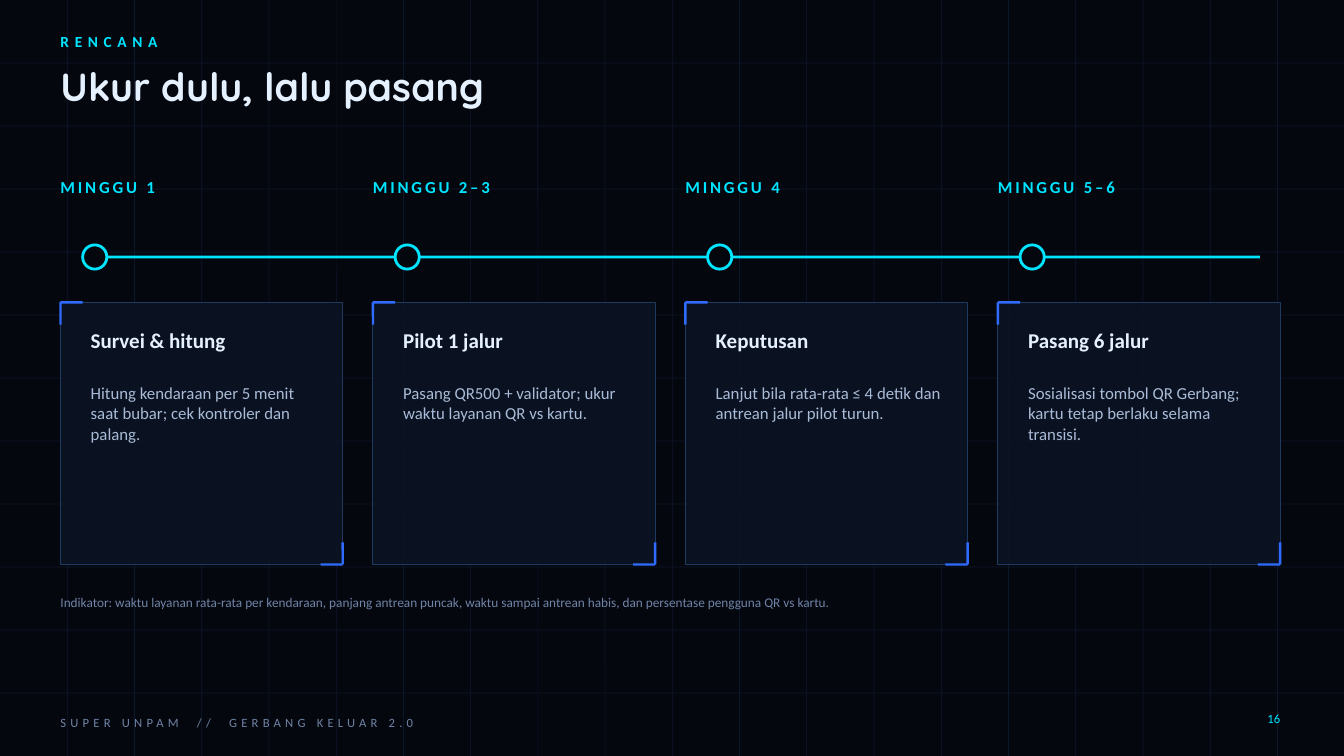
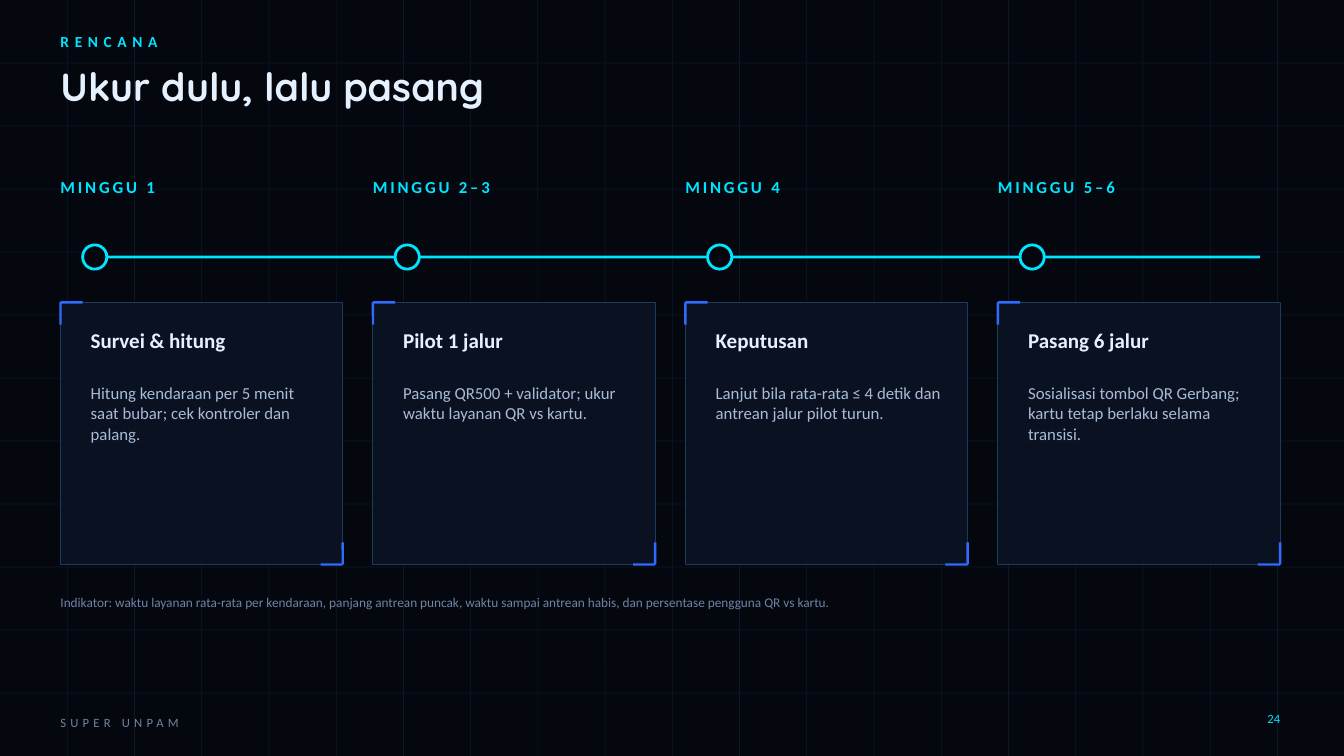
Before and after one commit to DSKPutra/super-unpam, a slide deck: slide 24 of docs/Analisis-Gerbang-Keluar-Super-UNPAM-v2.pptx (slide 16 before the commit). Drawn at 1344x756 pixels with LibreOffice and Linux fonts; fonts in the diff are those of the drawing; background and template pictures are left out. Boxes give left, top, right and bottom in pixels: in the first picture for what was removed or moved away, otherwise in the second. Text is boxed around its words. In the diff, an @@ line names an element or a change of style, - is before the commit and + after.

```diff
--- a/docs/Analisis-Gerbang-Keluar-Super-UNPAM-v2.pptx
+++ b/docs/Analisis-Gerbang-Keluar-Super-UNPAM-v2.pptx
@@ text at (60,719,179,727): text changed @@
-SUPER UNPAM // GERBANG KELUAR 2.0
+SUPER UNPAM
@@ page number at (1267,715,1280,723): text changed @@
-16
+24
```
Also in this commit, not shown: 17 other slides changed, 8 slides added.
